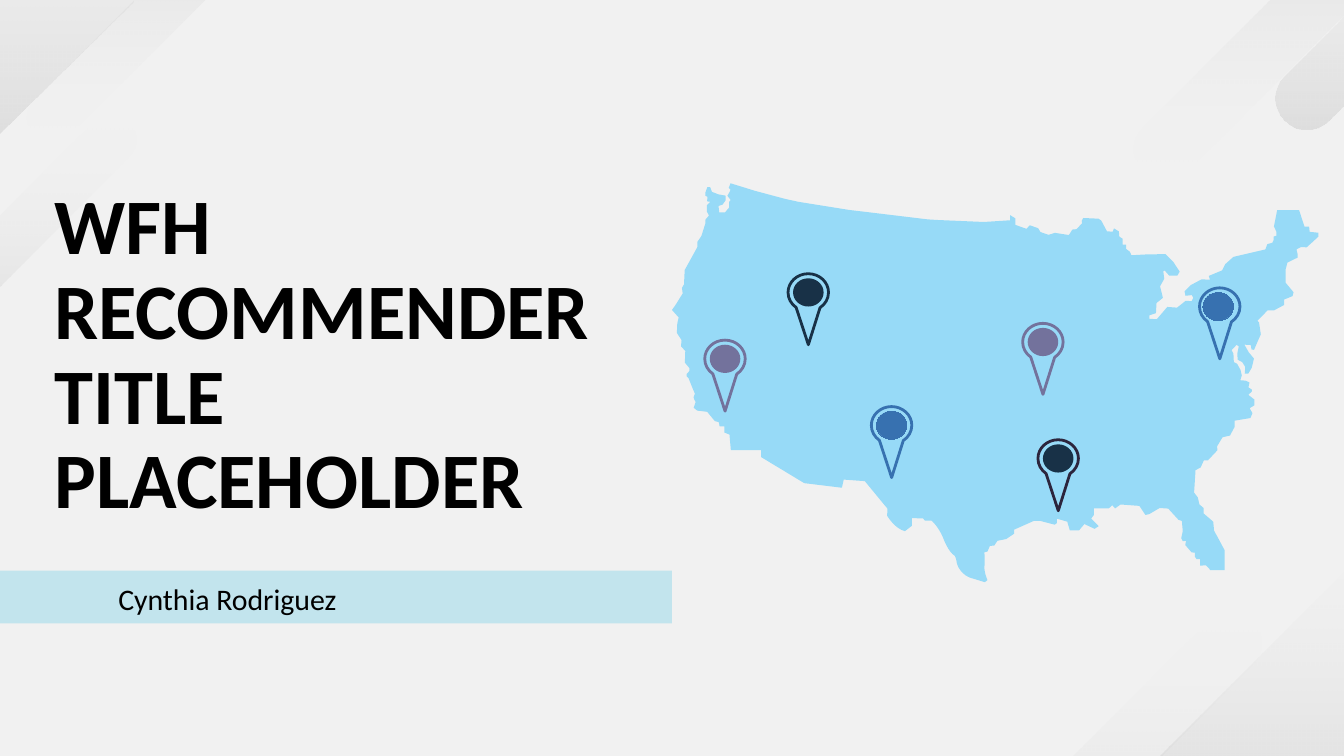
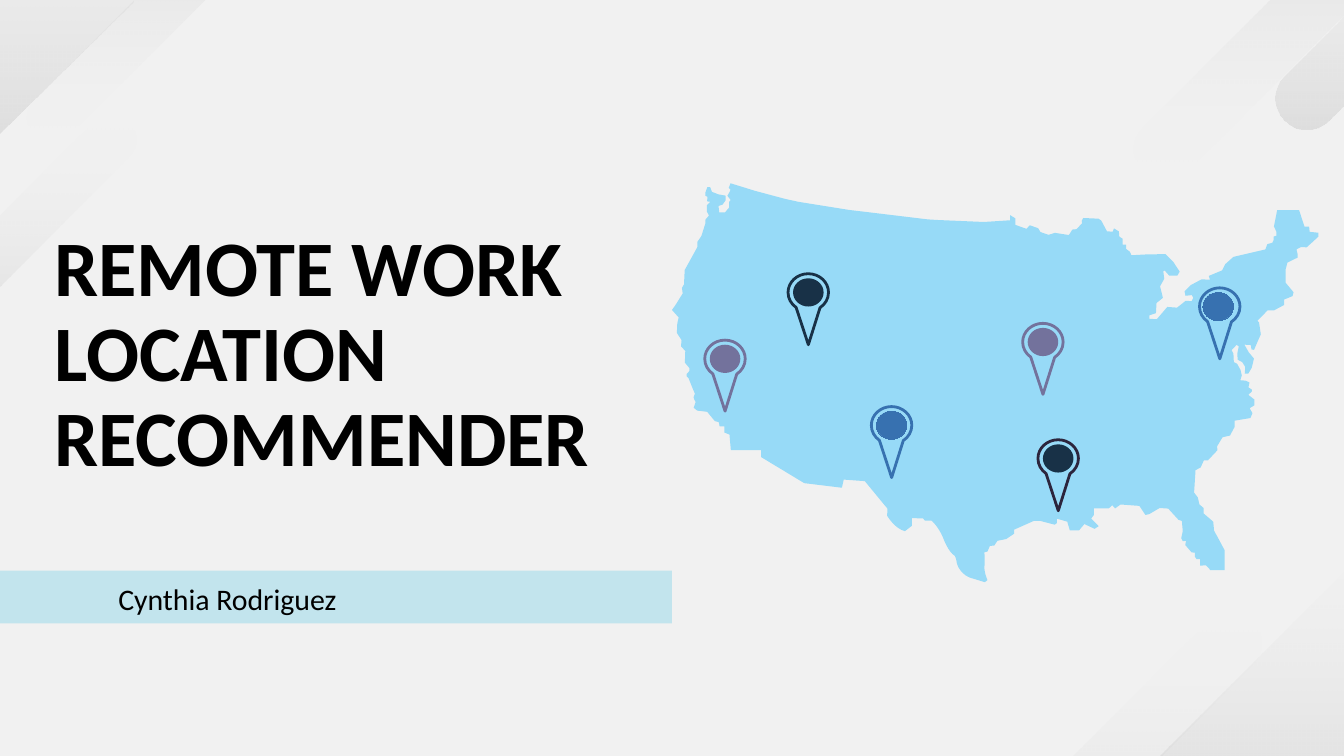
Before and after one commit to cynthia-rodriguez1/wfh-location-recommender, a slide deck: slide 1 of addtl/wfh_recommender_pres.pptx. Drawn at 1344x756 pixels with LibreOffice and Linux fonts; fonts in the diff are those of the drawing. Boxes give left, top, right and bottom in pixels: in the first picture for what was removed or moved away, otherwise in the second. Text is boxed around its words. In the diff, an @@ line names an element or a change of style, - is before the commit and + after.

```diff
--- a/addtl/wfh_recommender_pres.pptx
+++ b/addtl/wfh_recommender_pres.pptx
@@ title at <box>54,244,589,467</box>: text changed @@
-WFH RECOMMENDER
-TITLE PLACEHOLDER
+REMOTE WORK LOCATION RECOMMENDER
```
Also in this commit, not shown: 5 other slides changed, 2 slides added, 2 slides removed, 5 other files.
